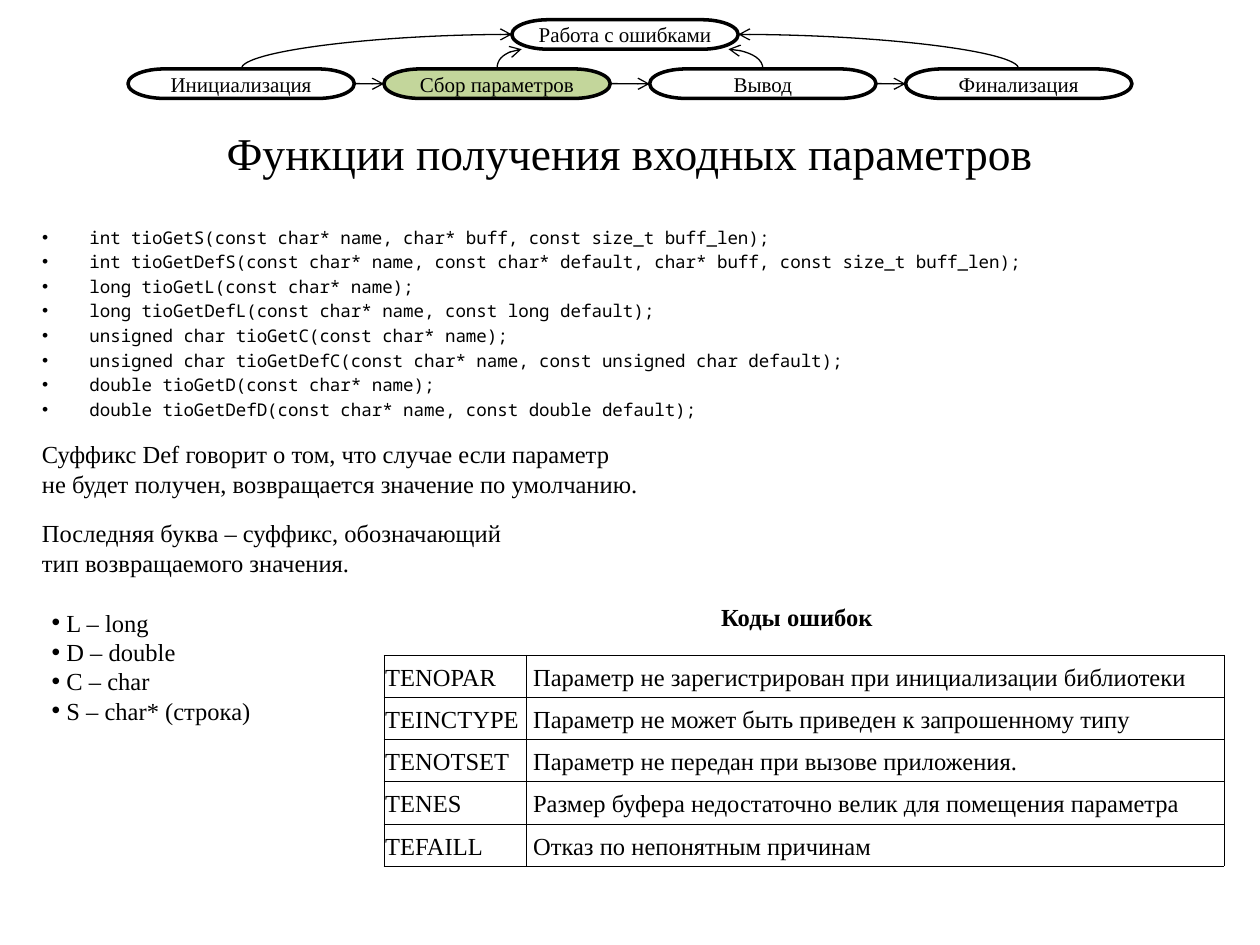
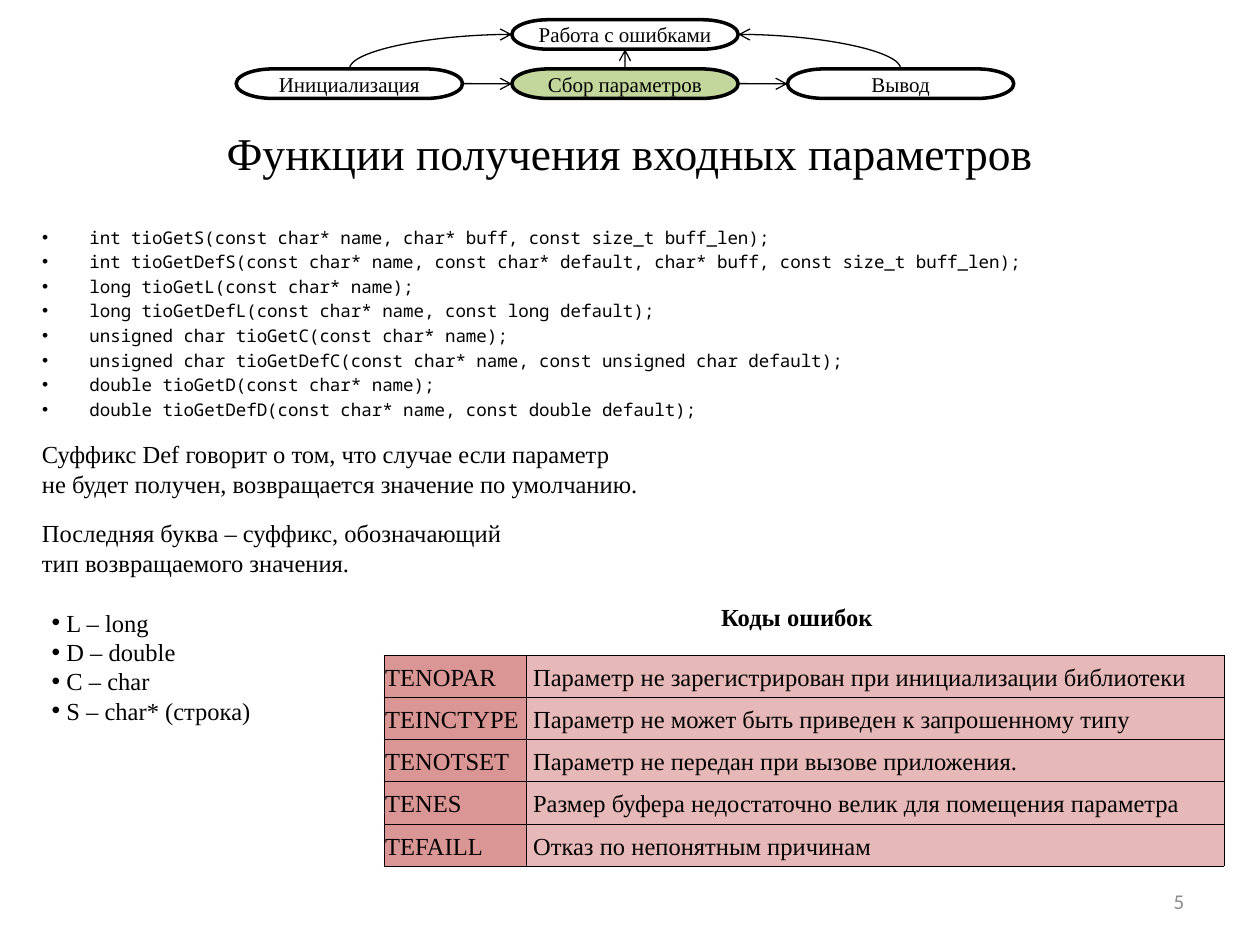
Before and after one commit to nwcfang/diplom_report, a slide deck: slide 5 of presentation/presentation.pptx. Drawn at 1260x945 pixels with LibreOffice and Linux fonts; fonts in the diff are those of the drawing. Boxes give left, top, right and bottom in pixels: in the first picture for what was removed or moved away, otherwise in the second. Text is boxed around its words. In the diff, an @@ line names an element or a change of style, - is before the commit and + after.

```diff
--- a/presentation/presentation.pptx
+++ b/presentation/presentation.pptx
@@ curved arrow moved from (241, 69) - (512, 34) to (349, 69) - (512, 34) @@
@@ curved arrow moved from (498, 69) - (522, 49) to (625, 69) - (625, 49) @@
@@ curved arrow removed from (762, 69) to (728, 49) @@
@@ curved arrow moved from (1019, 69) - (738, 34) to (901, 69) - (738, 34) @@
@@ pill shape "Инициализация": place and size @@
-pill shape "Инициализация" at [129, 69, 355, 98]
+pill shape "Инициализация" at [236, 69, 462, 98]
@@ pill shape "Инициализация" at [236, 69, 462, 98]: fill #FFFFFF to none @@
@@ curved arrow moved from (354, 83) - (384, 84) to (462, 83) - (512, 84) @@
@@ pill shape "Cбор параметров": place and size @@
-pill shape "Cбор параметров" at [384, 69, 611, 98]
+pill shape "Cбор параметров" at [512, 69, 738, 98]
@@ curved arrow moved from (610, 83) - (650, 84) to (738, 83) - (788, 84) @@
@@ pill shape "Вывод": place and size @@
-pill shape "Вывод" at [650, 69, 877, 98]
+pill shape "Вывод" at [788, 69, 1014, 98]
@@ curved arrow removed from (876, 83) to (906, 84) @@
@@ pill shape removed at [906, 69, 1133, 98] @@
-Финализация
@@ table at [384, 655, 1225, 867] @@
@@ fill #FFFFFF to #D99694 in 5 cells @@
@@ fill #FFFFFF to #E6B9B8 in 5 cells @@
@@ page number added at [1174, 895, 1185, 909], 12 pt, text #8C8C8C @@
+5
```
Also in this commit, not shown: 10 other slides changed, 1 slide added, 8 other files.
